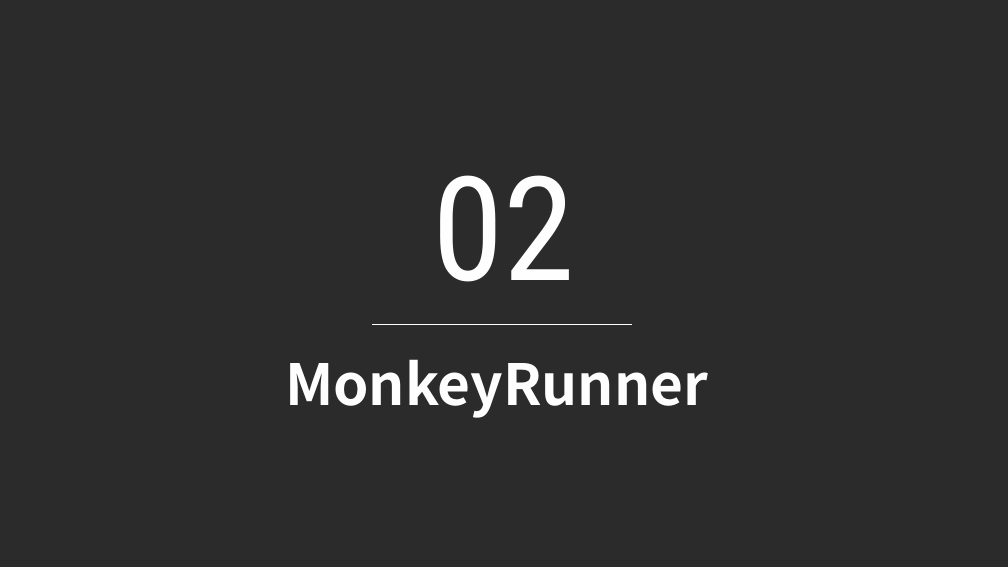
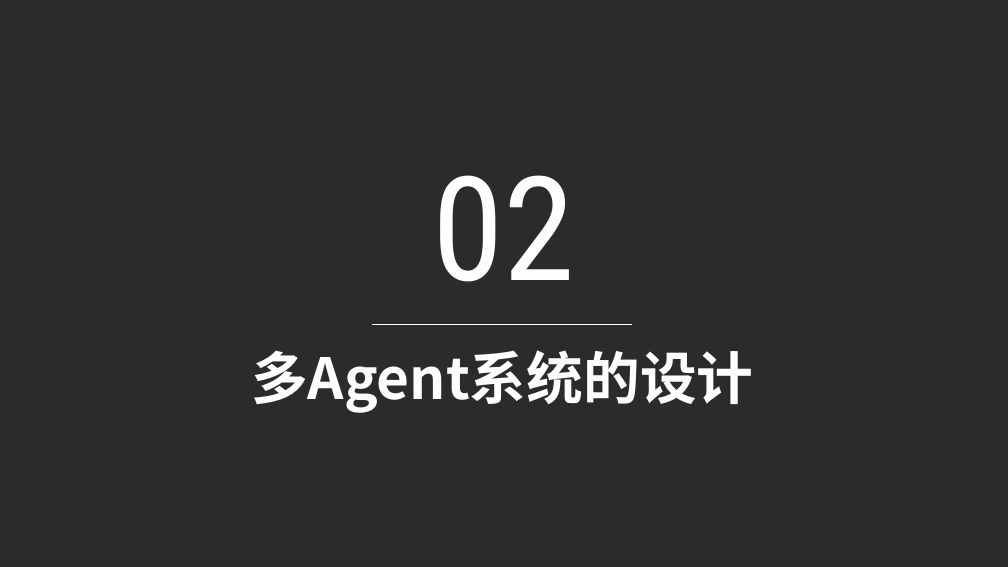
Before and after one commit to WeileLiang/Graduate, a slide deck: slide 6 of PPT/基于多Agent的动态调度系统1.pptx (slide 9 before the commit). Drawn at 1008x567 pixels with LibreOffice and Linux fonts; fonts in the diff are those of the drawing; background and template pictures are left out; a plain dark background stands for a picture behind light text. Boxes give left, top, right and bottom in pixels: in the first picture for what was removed or moved away, otherwise in the second. Text is boxed around its words. In the diff, an @@ line names an element or a change of style, - is before the commit and + after.

```diff
--- a/PPT/基于多Agent的动态调度系统1.pptx
+++ b/PPT/基于多Agent的动态调度系统1.pptx
@@ text at (x1=251, y1=350, x2=753, y2=413): text changed @@
-MonkeyRunner
+多Agent系统的设计
```
Also in this commit, not shown: 3 other slides changed, 13 slides added, 39 slides removed, 6 other files.
